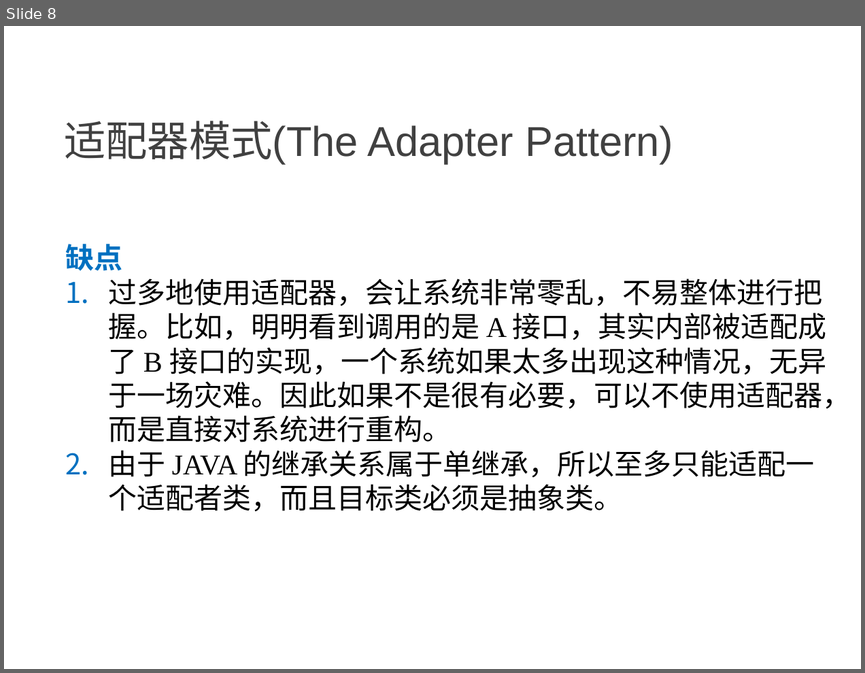
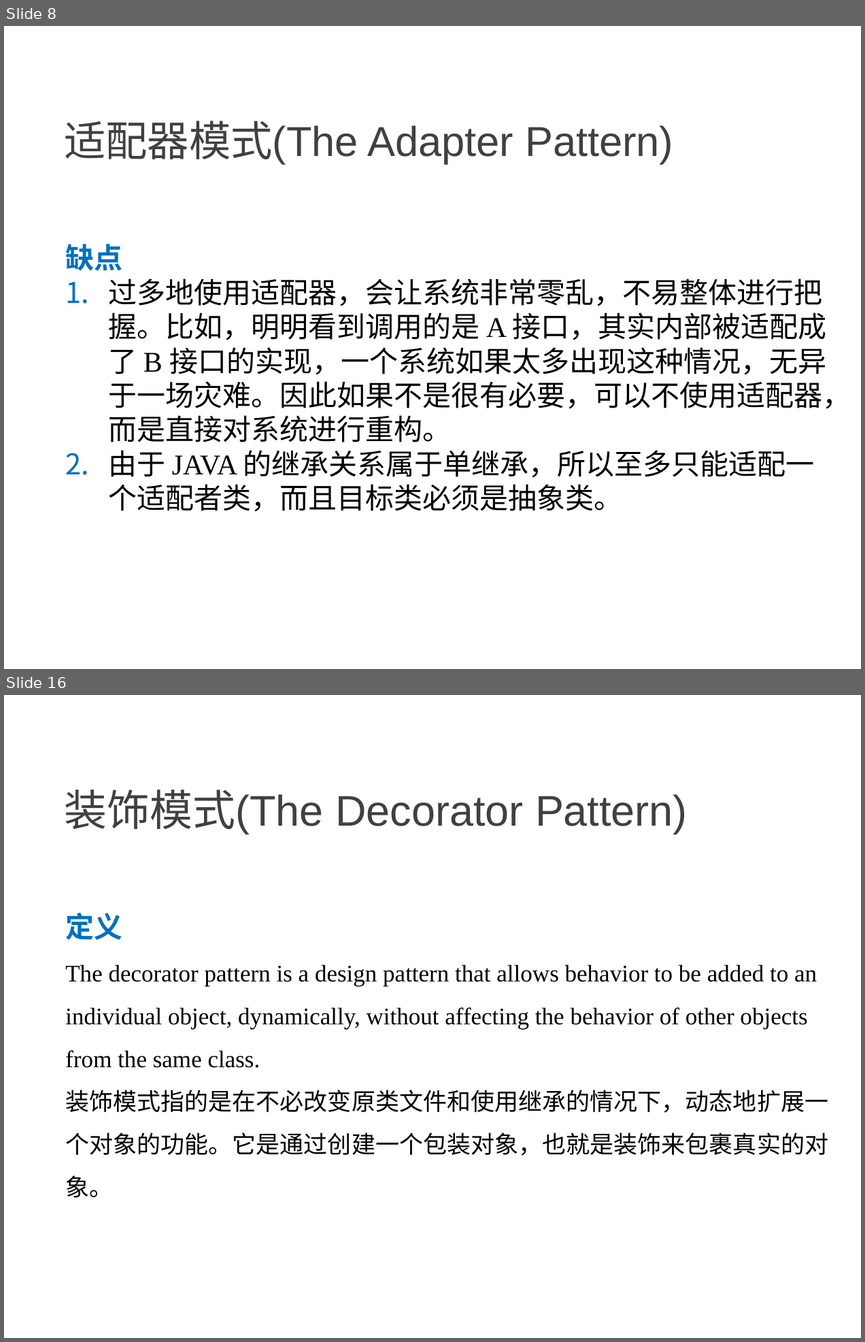
Before and after one commit to NewGr8Player/My-PPT, a slide deck: Design pattern/3.设计模式-结构型模式.pptx. Shown one above the other, each under a label of ours: slide 8 before the commit, slides 8 and 16 after it; the slides between them are not shown. The pictures are 865x673 and 865x1342 pixels, drawn with LibreOffice and Linux fonts; fonts in the diff are those of the drawing. Boxes give left, top, right and bottom in pixels: in the first picture for what was removed or moved away, otherwise in the second. Text is boxed around its words. In the diff, an @@ line names an element or a change of style, - is before the commit and + after.

Commit message:
Add     - 组合模式 The Composite Pattern     - 装饰模式 The Decorator Pattern     - 外观模式 The Facade Pattern

```diff
--- a/Design pattern/3.设计模式-结构型模式.pptx
+++ b/Design pattern/3.设计模式-结构型模式.pptx
@@ slide 16 added at (x1=4, y1=695, x2=861, y2=1338), background #FFFFFF @@
@@ text added at (x1=64, y1=790, x2=687, y2=834), 36 pt, text #404040 @@
+装饰模式(The Decorator Pattern)
@@ text added at (x1=65, y1=913, x2=828, y2=1198), 20 pt, text #000000 @@
+定义
+The decorator pattern is a design pattern that allows behavior to be added to an individual object, dynamically, without affecting the behavior of other objects from the same class.
+装饰模式指的是在不必改变原类文件和使用继承的情况下，动态地扩展一个对象的功能。它是通过创建一个包装对象，也就是装饰来包裹真实的对象。
```
Also in this commit, not shown: 2 slides changed, 10 other slides added.
